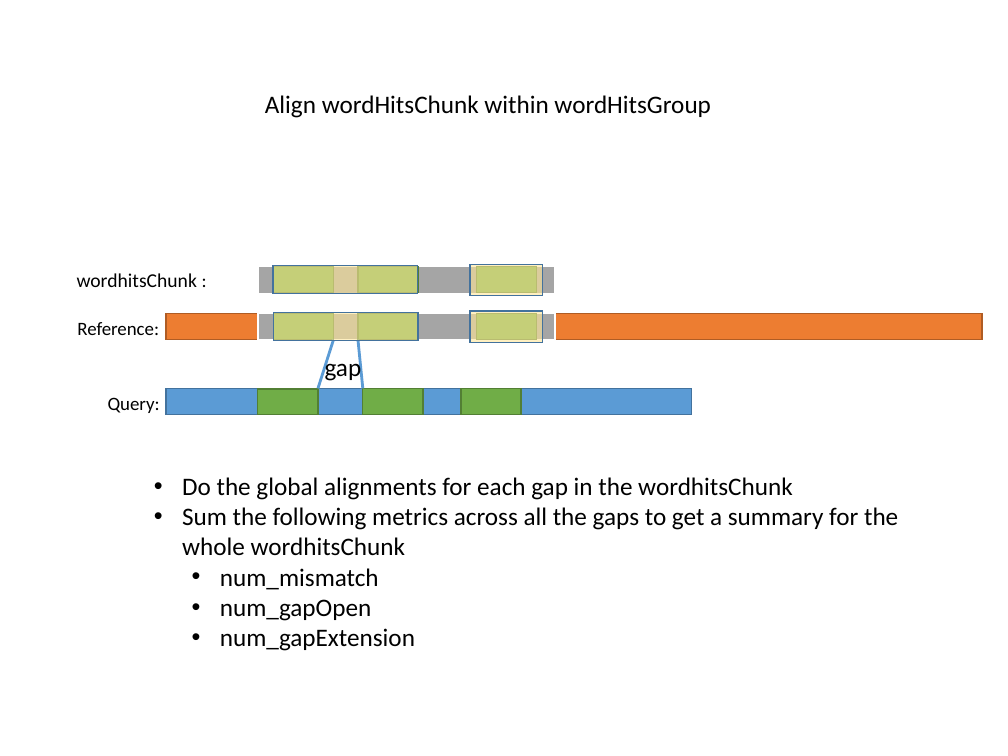
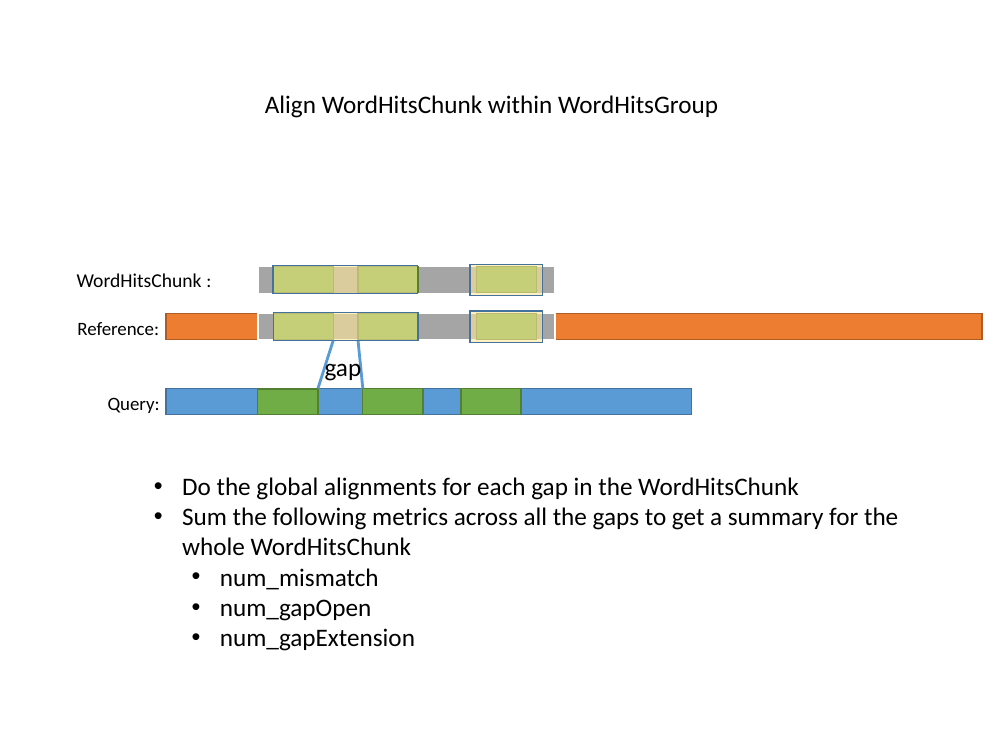
Before and after one commit to ganyfml/olegosa2, a slide deck: slide 7 of doc/Olego_SA.pptx. Drawn at 1008x756 pixels with LibreOffice and Linux fonts; fonts in the diff are those of the drawing. Boxes give left, top, right and bottom in pixels: in the first picture for what was removed or moved away, otherwise in the second. Text is boxed around its words. In the diff, an @@ line names an element or a change of style, - is before the commit and + after.

```diff
--- a/doc/Olego_SA.pptx
+++ b/doc/Olego_SA.pptx
@@ text at box(265, 95, 718, 118): text changed @@
-Align wordHitsChunk within wordHitsGroup
+Align WordHitsChunk within WordHitsGroup
@@ text at box(77, 273, 202, 287): text changed @@
-wordhitsChunk :
+WordHitsChunk :
@@ text at box(182, 477, 898, 556): text changed @@
-• Do the global alignments for each gap in the wordhitsChunk
-• Sum the following metrics across all the gaps to get a summary for the whole wordhitsChunk
+• Do the global alignments for each gap in the WordHitsChunk
+• Sum the following metrics across all the gaps to get a summary for the whole WordHitsChunk
```
Also in this commit, not shown: 7 other slides changed.
